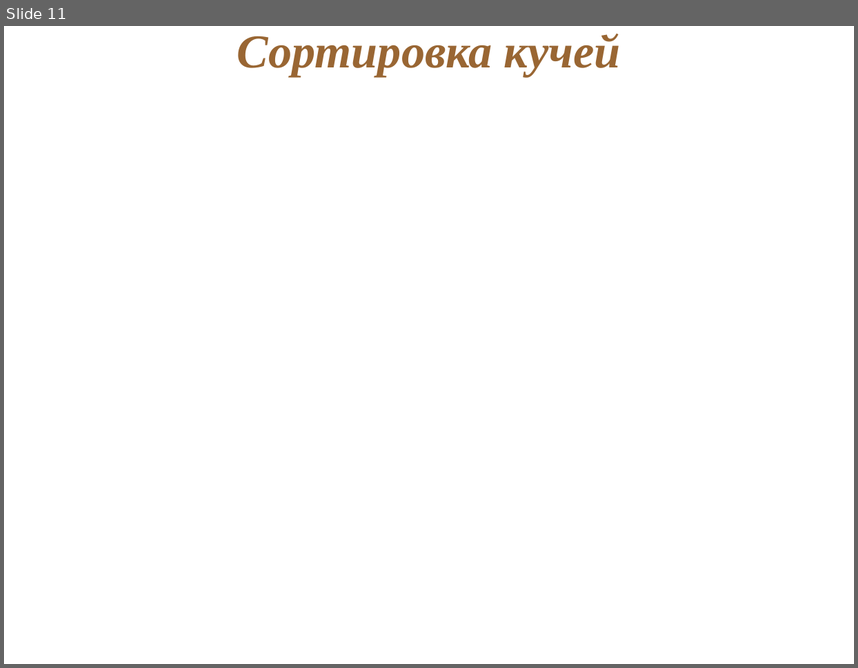
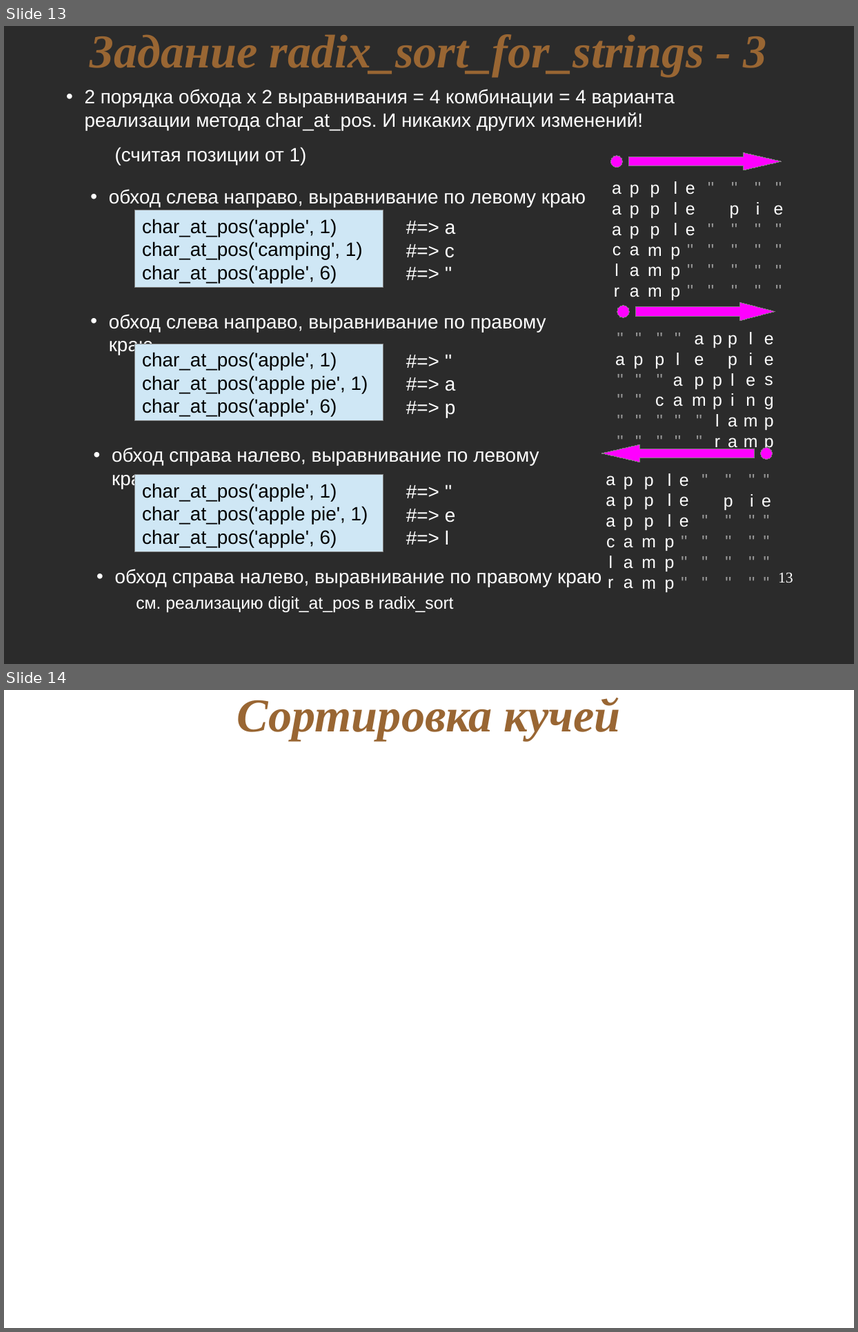
Before and after one commit to nkrot/rufsl, a slide deck: lectures/sorting.odp. Shown one above the other, each under a label of ours: slide 11 before the commit, slides 13 and 14 after it. The pictures are 858x668 and 858x1332 pixels, drawn with LibreOffice and Linux fonts; fonts in the diff are those of the drawing; background and template pictures are left out; a plain dark background stands for a picture behind light text. Boxes give left, top, right and bottom in pixels: in the first picture for what was removed or moved away, otherwise in the second. Text is boxed around its words. In the diff, an @@ line names an element or a change of style, - is before the commit and + after.

Commit message:
slides for radix sort for strings added

```diff
--- a/lectures/sorting.odp
+++ b/lectures/sorting.odp
@@ slide 13 added at (4,26,854,664), background picture (left out) @@
@@ title added at (90,34,766,77), 44 pt, text #996633, bold, italic @@
+Задание radix_sort_for_strings - 3
@@ text added at (85,89,675,130), 18 pt, text #FFFFFF @@
+• 2 порядка обхода х 2 выравнивания = 4 комбинации = 4 варианта реализации метода char_at_pos. И никаких других изменений!
@@ text added at (115,147,307,165), 18 pt, text #FFFFFF @@
+(считая позиции от 1)
@@ text added at (109,189,586,207), 18 pt, text #FFFFFF @@
+• обход слева направо, выравнивание по левому краю
@@ rectangle added at (134,210,383,288), fill #CFE7F5, outline #808080 0 pt, 18 pt, text #000000 @@
+char_at_pos('apple', 1)
+char_at_pos('camping', 1)
+char_at_pos('apple', 6)
@@ group added at (611,152,784,300): 9 texts, 1 ellipse, 1 left arrow @@
+a
+a
+a
+c
+l
+r
+p
+p
+p
+a
+a
+a
+p
+p
+p
+m
+m
+m
+l
+l
+l
+p
+p
+p
+e
+e
+e
+''
+''
+''
+''
+''
+''
+''
+''
+''
+p
+''
+''
+''
+''
+''
+i
+''
+''
+''
+''
+''
+e
+''
+''
+''
+''
@@ text added at (445,223,456,258), 18 pt, text #FFFFFF @@
+#=> a
+#=> c
+#=> ''
@@ text added at (109,314,546,355), 18 pt, text #FFFFFF @@
+• обход слева направо, выравнивание по правому краю
@@ rectangle added at (134,344,383,421), fill #CFE7F5, outline #808080 0 pt, 18 pt, text #000000 @@
+char_at_pos('apple', 1)
+char_at_pos('apple pie', 1)
+char_at_pos('apple', 6)
@@ group added at (615,302,775,451): 9 texts, 1 ellipse, 1 left arrow @@
+e
+e
+s
+g
+p
+p
+l
+i
+e
+n
+m
+m
+p
+p
+l
+i
+a
+a
+p
+p
+p
+l
+r
+a
+e
+p
+m
+''
+''
+''
+l
+a
+a
+''
+''
+''
+p
+''
+c
+''
+''
+''
+p
+''
+''
+''
+''
+''
+a
+''
+''
+''
+''
@@ text added at (445,380,456,417), 18 pt, text #FFFFFF @@
+#=> ''
+#=> a
+#=> p
@@ text added at (112,447,539,488), 18 pt, text #FFFFFF @@
+• обход справа налево, выравнивание по левому краю
@@ rectangle added at (134,474,383,551), fill #CFE7F5, outline #808080 0 pt, 18 pt, text #000000 @@
+char_at_pos('apple', 1)
+char_at_pos('apple pie', 1)
+char_at_pos('apple', 6)
@@ group added at (602,444,772,592): 9 texts, 1 ellipse, 1 left arrow @@
+a
+a
+a
+c
+l
+r
+l
+l
+l
+p
+p
+p
+p
+p
+p
+a
+a
+a
+p
+p
+p
+m
+m
+m
+e
+e
+e
+''
+''
+''
+''
+''
+''
+''
+''
+''
+p
+''
+''
+''
+''
+''
+i
+''
+''
+''
+''
+''
+e
+''
+''
+''
+''
@@ text added at (445,511,456,544), 18 pt, text #FFFFFF @@
+#=> ''
+#=> e
+#=> l
@@ text added at (115,568,602,587), 18 pt, text #FFFFFF @@
+• обход справа налево, выравнивание по правому краю
@@ page number added at (778,572,793,583), 14 pt, text #FFFFFF @@
+13
@@ text added at (136,596,454,612), 16 pt, text #FFFFFF @@
+см. реализацию digit_at_pos в radix_sort
@@ what was slide 11 is now slide 14 @@
```
Also in this commit, not shown: 1 slide changed, 2 other slides added, 2 other files.
